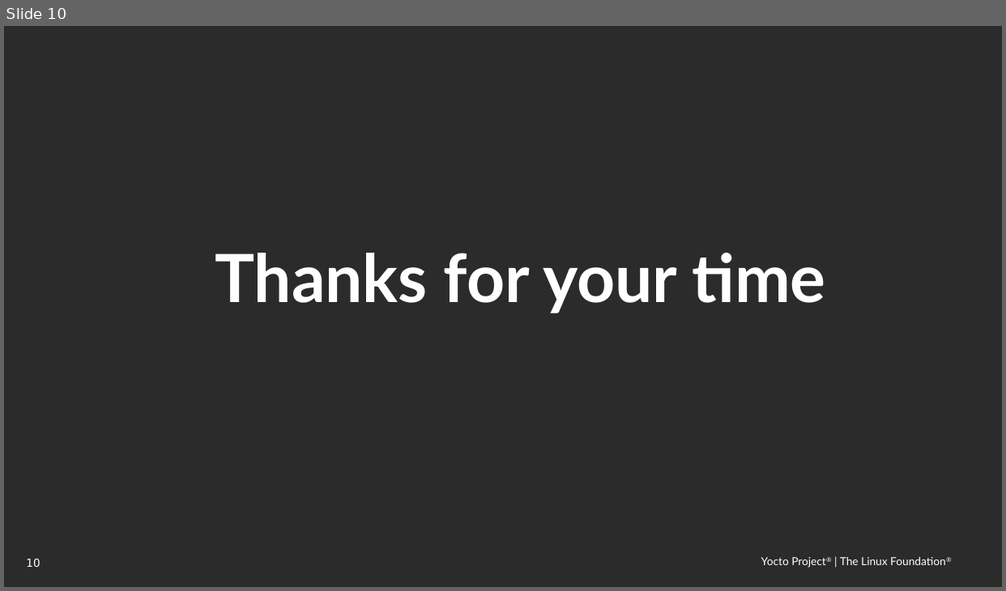
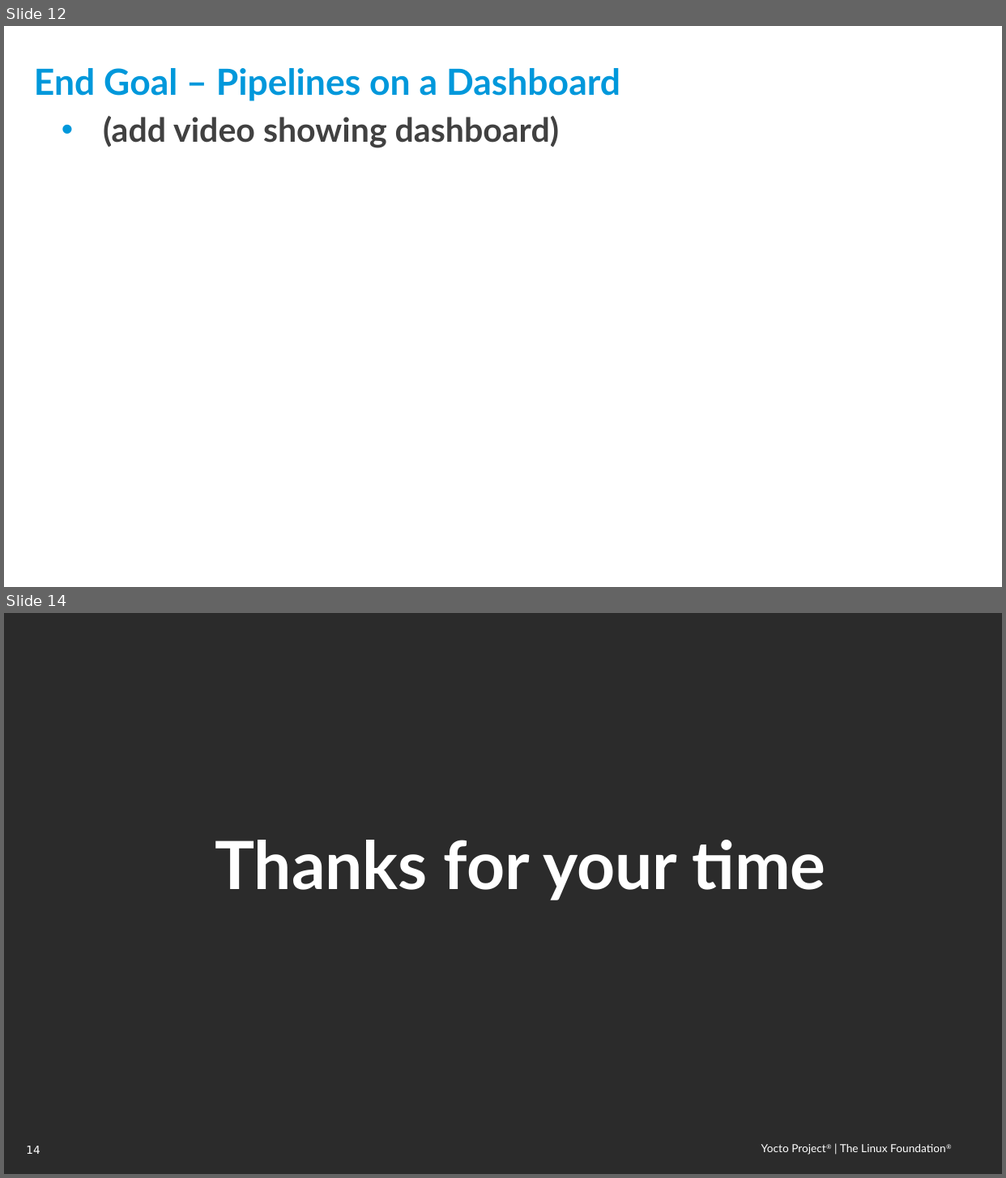
Before and after one commit to threexc/yocto-tekton, a slide deck: yddtalk/YP_DevDay_k8s_tekton.odp. Shown one above the other, each under a label of ours: slide 10 before the commit, slides 12 and 14 after it; the slides between them are not shown. The pictures are 1006x591 and 1006x1178 pixels, drawn with LibreOffice and Linux fonts; fonts in the diff are those of the drawing; background and template pictures are left out; a plain dark background stands for a picture behind light text. Boxes give left, top, right and bottom in pixels: in the first picture for what was removed or moved away, otherwise in the second. Text is boxed around its words. In the diff, an @@ line names an element or a change of style, - is before the commit and + after.

```diff
--- a/yddtalk/YP_DevDay_k8s_tekton.odp
+++ b/yddtalk/YP_DevDay_k8s_tekton.odp
@@ slide 12 added at box(4, 26, 1002, 587), background picture (left out); not listed: 2 template elements that a slide beside it also shows @@
@@ title added at box(34, 68, 620, 101), 26 pt, text #0098DB, bold @@
+End Goal – Pipelines on a Dashboard
@@ text added at box(103, 116, 559, 148), 24 pt, text #414141, bold @@
+• (add video showing dashboard)
@@ what was slide 10 is now slide 14 @@
@@ page number at box(26, 1146, 40, 1154): text changed @@
-10
+14
```
Also in this commit, not shown: 2 slides changed, 6 other slides added, 3 slides removed.
